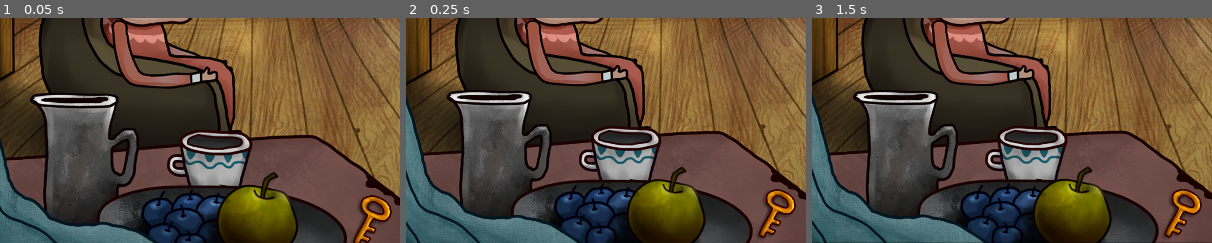
Above: before the commit, frames 1-3 (left to right).
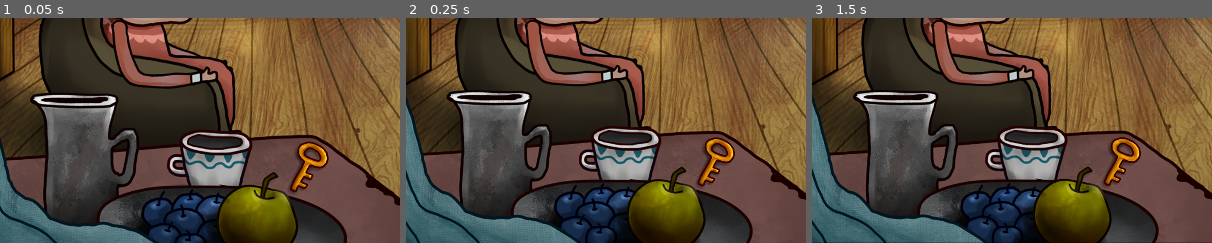
Above: after the commit, the same moments.

Repository: suin14/Isoland2-demo
Game: Godot game, scene res://scene/H2.tscn
The game is run twice, just before and just after one commit, with the same random seed, the same clock (stepped at 60 frames per second) and the same inputs.
Inputs (mouse positions are % of the whole screen's width and height, from its top left):
- Up to frame 1 (0.05 s): no input
- Up to frame 2 (0.25 s): no input
- Up to frame 3 (1.5 s): move the mouse to (27, 48) at 0.52 s; press the mouse at (27, 48) at 0.53 s; move the mouse to (35, 46) at 1.27 s; release the mouse at (35, 46) at 1.28 s; click (35, 46) at 1.35 s
The pictures show only the part of the screen within x 8-58%, y 50-100%; the shares and areas given below are measured in that part.

The runs differ from the first frame. In frame 1, 2.3% of the frame differs, in the area x 72-98%, y 55-100%; in frame 2, 2.2%; in frame 3, 2.2%.

Commit message:
物品状态

Diff:
--- a/project.godot
+++ b/project.godot
@@ -18,6 +18,7 @@
 [autoload]
 
 SceneChanger="*res://scene/globals/scene_changer.tscn"
+Game="*res://script/Game.gd"
 
 [display]
 
--- a/scene/H2.tscn
+++ b/scene/H2.tscn
@@ -73,7 +73,7 @@
 offset_bottom = -19.0
 
 [node name="Key" type="Area2D" parent="." index="4"]
-position = Vector2(75, 474)
+position = Vector2(-71, 350)
 script = ExtResource("7_gn3ea")
 item = ExtResource("8_4g0w0")
 texture = ExtResource("7_bpd38")
--- /dev/null
+++ b/script/Game.gd
@@ -0,0 +1,18 @@
+extends Node
+
+
+class Flags:
+	signal changed
+	var flags := []
+
+	func has(flag: String):  #检查是否有flag
+		return flag in flags
+
+	func add(flag: String):  #添加flag
+		if flag in flags: return
+
+		flags.append(flag)
+		changed.emit()
+
+
+var flags := Flags.new()  #创建实例
--- a/script/classes/SceneItem.gd
+++ b/script/classes/SceneItem.gd
@@ -4,6 +4,18 @@
 
 
 @export var item: Item: set = set_item
+
+
+func _ready() -> void:
+	hide()
+	if Engine.is_editor_hint(): return  #在编辑器中运行脚本时
+
+	if !Game.flags.has(get_flag()):  #如果已经有该flag，使item消失
+		show()
+		return
+	queue_free()
+
+
 
 
 func set_item(v: Item):
@@ -13,6 +25,8 @@
 
 func interact():
 	super()
+
+	Game.flags.add(get_flag())
 
 	# 拾取物品动画
 	var sprite := Sprite2D.new()
@@ -27,3 +41,7 @@
 	# end
 
 	queue_free()
+
+
+func get_flag():
+	return "picked:" + item.resource_path.get_file()  #例如: picked:key.tres
